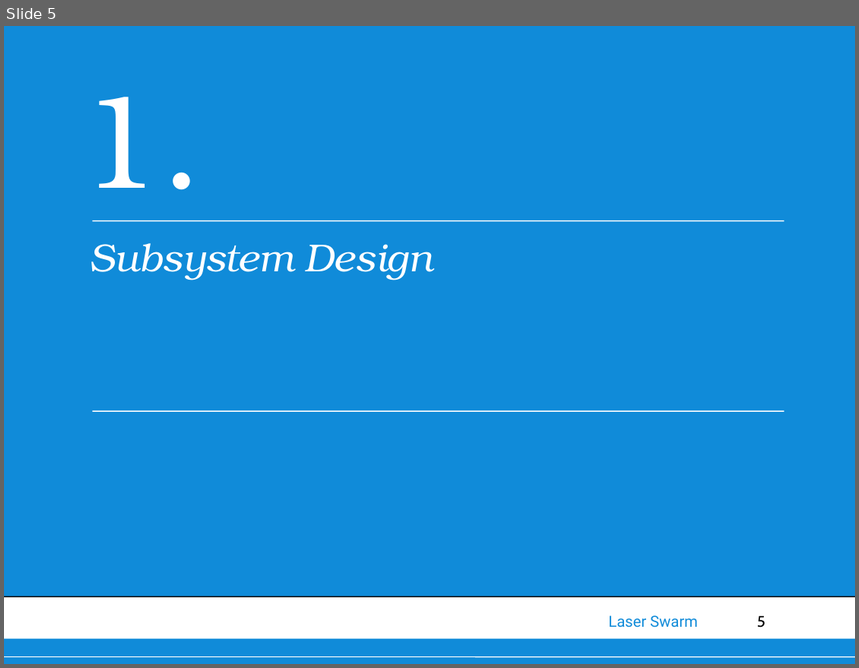
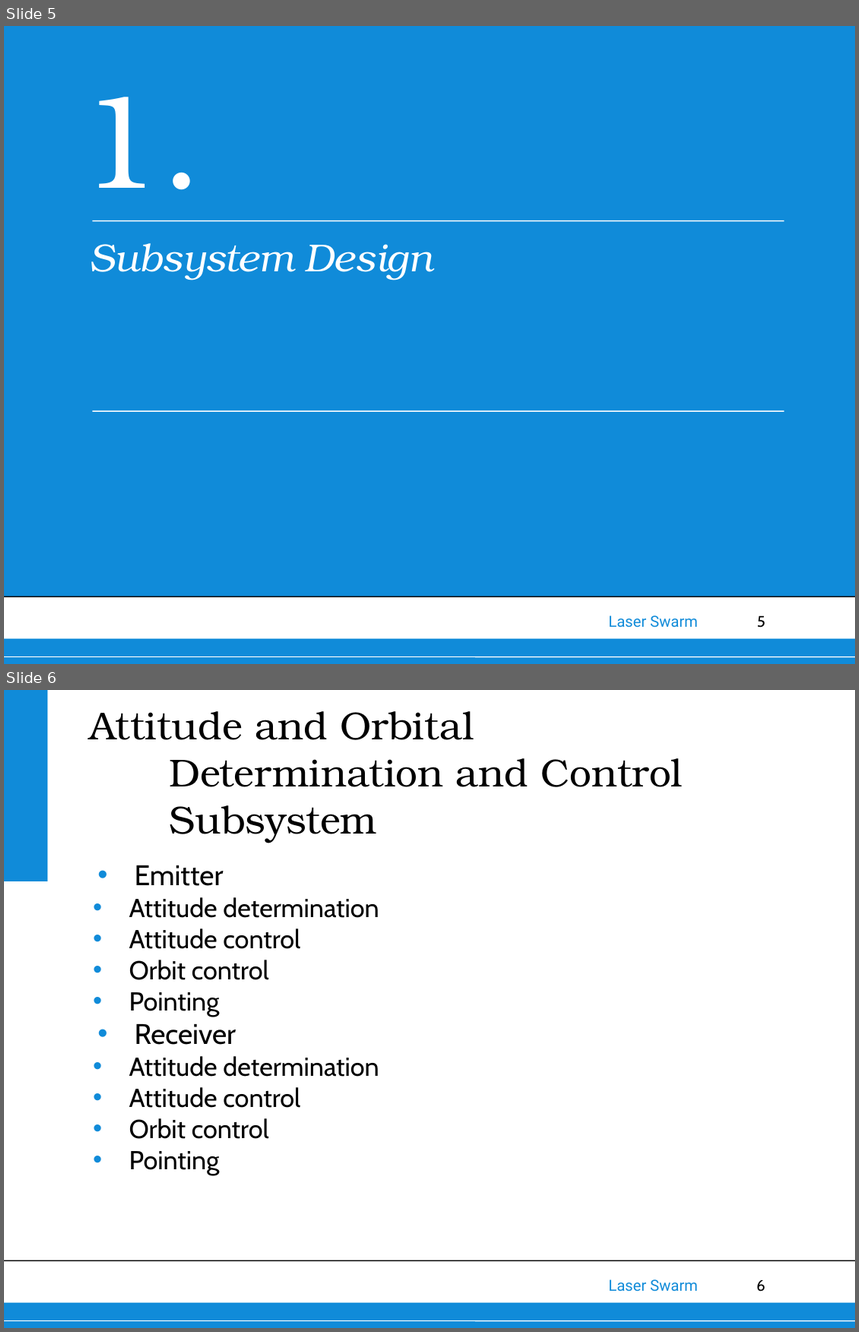
Before and after one commit to thewisenerd/laser-swarm, a slide deck: finalPresentation/FinalPresentation.ppt. Shown one above the other, each under a label of ours: slide 5 before the commit, slides 5 and 6 after it. The pictures are 859x668 and 859x1332 pixels, drawn with LibreOffice and Linux fonts; fonts in the diff are those of the drawing; background and template pictures are left out. Boxes give left, top, right and bottom in pixels: in the first picture for what was removed or moved away, otherwise in the second. Text is boxed around its words. In the diff, an @@ line names an element or a change of style, - is before the commit and + after.

```diff
--- a/finalPresentation/FinalPresentation.ppt
+++ b/finalPresentation/FinalPresentation.ppt
@@ slide 6 added at [4,690,855,1328], background #FFFFFF; not listed: 6 template elements that a slide beside it also shows @@
@@ title added at [89,711,683,843], 33 pt, text #000000 @@
+Attitude and Orbital Determination and Control Subsystem
@@ text added at [129,866,379,1176], 22 pt, text #000000 @@
+• Emitter
+  • Attitude determination
+  • Attitude control
+  • Orbit control
+  • Pointing
+• Receiver
+  • Attitude determination
+  • Attitude control
+  • Orbit control
+  • Pointing
```
Also in this commit, not shown: 7 slides changed, 15 other slides added, 1 slide removed.
